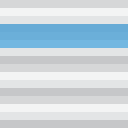
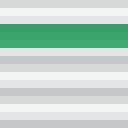
Layers edited between the first and the second w=128, h=128 image:
showed "Green Stripe" over left=0, top=24, right=128, bottom=48
hid "Blue Stripe" over left=0, top=24, right=128, bottom=48
